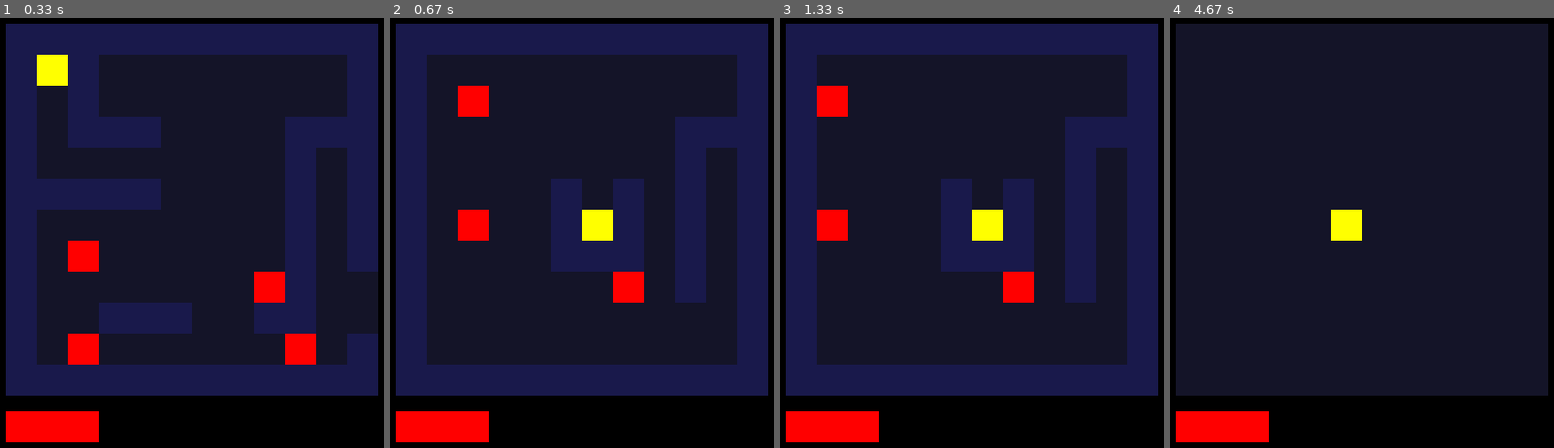
Above: before the commit, frames 1-4 (left to right).
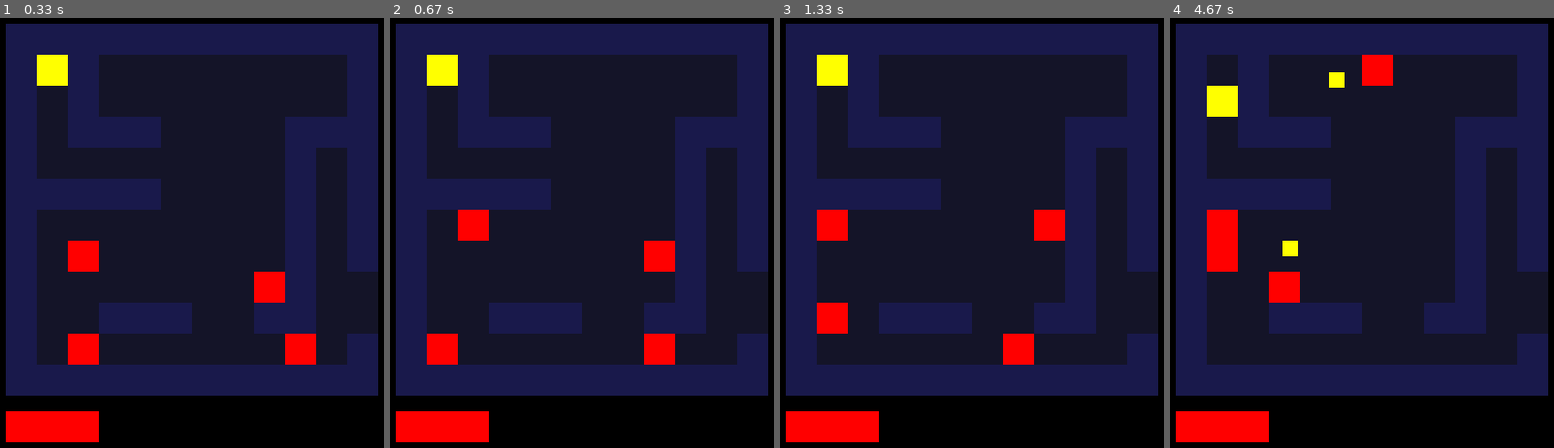
Above: after the commit, the same moments.

Repository: windingtheropes/dungeon-game
Game: pygame game, started from src/game.py
The game is run twice, just before and just after one commit, with the same random seed, the same clock (stepped at 60 frames per second) and the same inputs.
Inputs:
- Up to frame 1 (0.33 s): no input
- Up to frame 2 (0.67 s): hold R from 0.33 s (still down); hold Left from 0.33 s (still down)
- Up to frame 3 (1.33 s): release R at 0.87 s; release Left at 0.87 s; tap E at 0.9 s
- Up to frame 4 (4.67 s): hold R 2.3-2.77 s; hold Left 2.3-2.77 s; hold Left 2.8-3.27 s; hold Up 3.3-3.67 s; hold Right 3.7-4.33 s; hold Down from 4.37 s (still down)

Frame 1 is identical in both runs. In frame 2, 17% of the frame differs, in the area x 9-99%, y 8-81%; in frame 3, 17%; in frame 4, 40%, in the area x 1-99%, y 1-88%.

Commit message:
add ray to veclib, remove from game for now

Diff:
--- a/src/game.py
+++ b/src/game.py
@@ -143,6 +143,12 @@
         self.dir:Vec2 = Vec2(0,0)
 
     def fire_projectile(self):
+        # cast a ray in the direction of the player, if there's a wall in between don't shoot; can't see through it :)
+        # entity_in_front = self.floor.raycast(self, self.dir)
+        # print(entity_in_front)
+        # if entity_in_front:
+        #     if entity_in_front != self.floor.player:
+        #         return
         # offsetdir is a direction with magnitude 1 (unit vector), but has been randomly modified with a slight offset to make the game less impossible :)
         offsetdir:Vec2 = (self.dir + veclib.randvec2(Vec2(0,0), Vec2(1,1))).unit()
         self.floor.add_entity(Projectile(self.relative_position, 12, offsetdir, self))
@@ -243,22 +249,27 @@
         self.stage = 0
     def event(self, e):
         if e.type == pygame.KEYDOWN:
-            if e.key == pygame.K_r and pygame.K_LCTRL in pygame.key.get_pressed():
-                self.reset()
-        pass
+            # debug keys start with Ctrl
+            if pygame.key.get_pressed()[pygame.K_LCTRL] or pygame.key.get_pressed()[pygame.K_LCTRL]:
+                if e.key == pygame.K_r:
+                    self.reset()
+                if e.key == pygame.K_t:
+                    self.stage+=1
+                    self.start(self.stage)
     def render(self):
         # gameLogic.
-        if(self.count([Tag.enemy]) == 0):
-            self.stage+=1
-            self.start(self.stage)
-
+        # if(self.count([Tag.enemy]) == 0):
+        #     self.stage+=1
+        #     self.start(self.stage)
+        pass
     # initialize a sample level with 4 entities at random grid positions
     def start(self, stage=0):
         if(stage == 0):
             self.load_level(Level("maps/l1.txt", {'1':Wall, '2':Enemy}))
         elif(stage == 1):
             self.load_level(Level("maps/l2.txt", {'1':Wall, '2':Enemy}))
-            pass
+        elif(stage == 2):
+            self.load_level(Level("maps/l3.txt", {'1':Wall, '2':Enemy}))
 
 # initialize game render system
 # level 1
--- a/src/maps/l2.txt
+++ b/src/maps/l2.txt
@@ -4,9 +4,9 @@
 102000000111
 100000000101
 100001010101
-100001p10101
+100001010101
 102001110101
 100000002101
 100000000001
-100000000001
+10p000000001
 111111111111
--- /dev/null
+++ b/src/maps/l3.txt
@@ -0,0 +1,12 @@
+111111111111
+100100000001
+100100020001
+100201110001
+100001000001
+111002000001
+100000000001
+100011110001
+100010000201
+10001p000001
+100011000001
+111111111111
--- a/src/renderlib.py
+++ b/src/renderlib.py
@@ -7,8 +7,9 @@
 import time
 import random
 import pygame
-from veclib import Vec2
+from veclib import Vec2, Ray
 from gamelib import Level
+from util import get_highest_of_arr, get_lowest_of_arr, arr_ascending, arr_descending
 # generic renderer; layer 2 or layer 3; includes listener registration, render and event functions.
 class IntervalFunction:
     def __init__(self, fun, interval, rep):
@@ -355,23 +356,7 @@
             if tagcount == len(tags):
                 count+=1
         return count
-    # cast a ray from the entity in the direction of dir
-    def raycast(self, entity:Entity, dir:Vec2, len=512):
-        len = int(len)
-        if(dir.x == 0 or dir.y == 0):
-            return None
-        # entity.relative_position = (x1,y1)
-        # dir = (d1x, d1y)
-        # vector parametric equations rearranged to solve for a
-        a_x = lambda x : (x-entity.relative_position.x)/dir.x
-        a_y = lambda y : (y-entity.relative_position.y)/dir.y
-
-        e: Entity
-        for e in self.entities:
-            # if a values of both the x and y components of a point are equal, the point is on the ray.
-            if(a_x(e.relative_position.x) == a_y(e.relative_position.y)):
-                return e
-        return None
+
 class Collision():
     def __init__(self, entity: Entity, pos: Vec2):
         self.entity = entity
--- /dev/null
+++ b/src/util.py
@@ -0,0 +1,28 @@
+# get and return highest number in array
+def get_highest_of_arr(arr=[]):
+    highest = arr[0]
+    for i in arr:
+        if i > highest:
+            highest = i
+    return highest
+# get and return lowest number in array
+def get_lowest_of_arr(arr=[]):
+    lowest = arr[0]
+    for i in arr:
+        if i < lowest:
+            lowest = i
+    return lowest
+def arr_ascending(arr=[]):
+    sorted = []
+    while len(arr) > 0:
+        highest = get_highest_of_arr(arr)
+        sorted.append(highest)
+        arr.remove(highest)
+    return sorted
+def arr_descending(arr=[]):
+    sorted = []
+    while len(arr) > 0:
+        lowest = get_lowest_of_arr(arr)
+        sorted.append(lowest)
+        arr.remove(lowest)
+    return sorted
--- a/src/veclib.py
+++ b/src/veclib.py
@@ -8,9 +8,15 @@
     def __init__(self, x:float=0, y:float=0):
         self.x:float = float(x)
         self.y:float = float(y)
+    # dot product returns a scalar value
+    def dot(self, a ):
+        return (self.x * a.x) + (self.y * a.y)
     # return a readable array of x,y
     def arr(self):
         return [self.x, self.y]
+    # return a normal to the vector
+    def norm(self):
+        return Vec2(-self.y, self.x)
     # magnitude of vector; use is to be interpreted
     def mag(self):
         return math.sqrt(self.x**2 + self.y**2)
@@ -45,6 +51,17 @@
     # return vector equivalent with whole numbers (ints)
     def whole(self):
         return Vec2(int(self.x), int(self.y))
+# ray (line) object. vector deffinition of a line. takes a point, which is on the ray, and a direction vector for the line.
+# can then calculate any point on the plane
+class Ray():
+    def __init__(self, point_on_ray: Vec2, direction: Vec2):
+        self.p1 = point_on_ray
+        self.dir = direction
+
+        self.x_comp = lambda a: self.p1.x + (a*self.dir.x)
+        self.y_comp = lambda a: self.p1.y + (a*self.dir.y)
+    def get_point(self, a):
+        return Vec2(self.x_comp(a), self.y_comp(a))
 # v = Vec2(25,5)
 # print((Vec2(2,2)+(v*2)).arr)
 # random vector functionality
@@ -55,4 +72,7 @@
         raise Exception("High must be a valid Vec2")
     low = low.whole()
     high = high.whole()
-    return Vec2(random.randint(low.x, high.x), random.randint(low.y,high.y))
+    return Vec2(random.randint(int(low.x), int(high.x)), random.randint(int(low.y),int(high.y)))
+
+ray = Ray(Vec2(2,5), Vec2(5,3))
+print(ray.get_point(3).arr())
